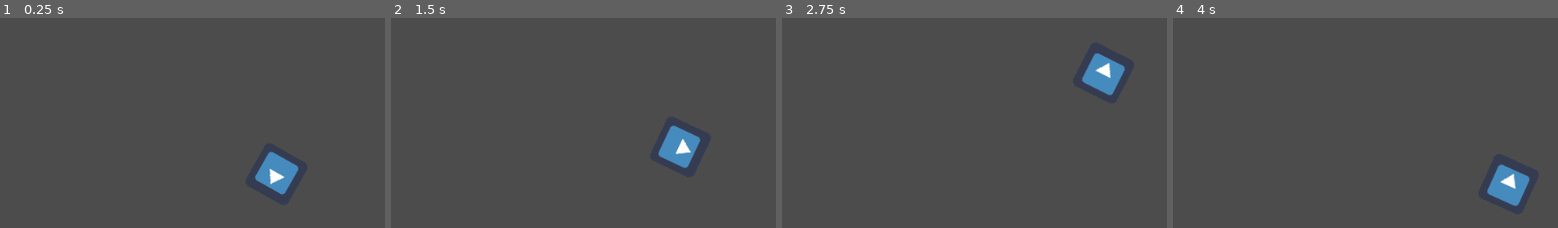
Above: before the commit, frames 1-4 (left to right).
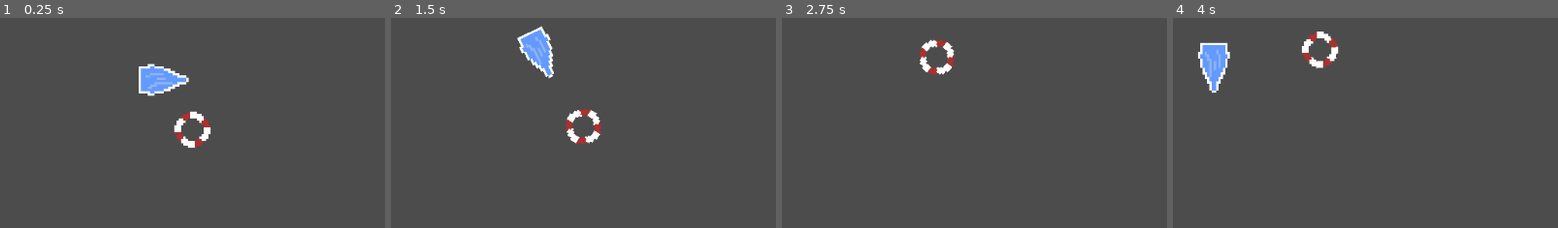
Above: after the commit, the same moments.

Repository: JBlitzar/Leading-game
Game: Godot game, scene res://Main.tscn
The game is run twice, just before and just after one commit, with the same random seed, the same clock (stepped at 60 frames per second) and the same inputs. The engine's default icon, where the game draws it, is replaced by a stand-in: a white triangle on a blue panel in a dark square.
Inputs (mouse positions are in pixels of both pictures, inside the frame that each line leads up to):
- Up to frame 1 (0.25 s): no input
- Up to frame 2 (1.5 s): tap Enter at 0.5 s; move the mouse to (outside the picture) at 0.52 s; hold Right (right, bound only after the commit) 0.53-1.28 s; move the mouse to (outside the picture) at 1.27 s; hold Down (down) from 1.28 s (still down)
- Up to frame 3 (2.75 s): move the mouse to (outside the picture) at 2.02 s; release Down (down) at 2.03 s; hold Right (right, bound only after the commit) from 2.03 s (still down)
- Up to frame 4 (4 s): move the mouse to (outside the picture) at 2.77 s; release Right (right, bound only after the commit) at 2.78 s; hold Up (up) 2.78-3.53 s; move the mouse to (outside the picture) at 3.52 s; hold Left (left, bound only after the commit) from 3.53 s (still down)

The runs differ from the first frame. In frame 1, 3.5% of the frame differs, in the area x 36-78%, y 21-85%; in frame 2, 3.6%, in the area x 32-81%, y 3-72%; in frame 3, 2.2%; in frame 4, 3.6%.

Commit message:
added pixel art + spring physics

Diff:
--- /dev/null
+++ b/Line.gd
@@ -0,0 +1,21 @@
+extends Control
+
+
+# Declare member variables here. Examples:
+# var a = 2
+# var b = "text"
+
+export(NodePath) var player
+onready var playernode = get_node(player)
+export(NodePath) var bouy
+onready var bouynode = get_node(bouy)
+# Called when the node enters the scene tree for the first time.
+func _ready():
+	pass # Replace with function body.
+
+
+# Called every frame. 'delta' is the elapsed time since the previous frame.
+func _process(delta):
+	update()
+func _draw():
+	draw_line( playernode.position, bouynode.position, 1)
--- a/Main.tscn
+++ b/Main.tscn
@@ -1,8 +1,8 @@
 [gd_scene load_steps=2 format=2]
 
-[ext_resource path="res://Player.tscn" type="PackedScene" id=1]
+[ext_resource path="res://Tow+player.tscn" type="PackedScene" id=1]
 
 [node name="Main" type="Node"]
 
-[node name="KinematicBody2D" parent="." instance=ExtResource( 1 )]
-position = Vector2( 365, 207 )
+[node name="Node" parent="." instance=ExtResource( 1 )]
+position = Vector2( 213, 82 )
--- a/Player.gd
+++ b/Player.gd
@@ -1,27 +1,24 @@
 extends KinematicBody2D
 
+export (int) var speed = 200
+export (float) var rotation_speed = 1.5
 
-# Declare member variables here. Examples:
-# var a = 2
-# var b = "text"
-export var speed:int = 200
-export var distance_thresh:int = 50
-var velocity: Vector2 = Vector2()
-# Called when the node enters the scene tree for the first time.
-func _ready():
-	pass # Replace with function body.
+var velocity = Vector2()
+var rotation_dir = 0
+
 func get_input():
-	look_at(get_global_mouse_position())
+	rotation_dir = 0
 	velocity = Vector2()
+	if Input.is_action_pressed("right"):
+		rotation_dir += 1
+	if Input.is_action_pressed("left"):
+		rotation_dir -= 1
 	if Input.is_action_pressed("down"):
 		velocity = Vector2(-speed, 0).rotated(rotation)
 	if Input.is_action_pressed("up"):
 		velocity = Vector2(speed, 0).rotated(rotation)
+
 func _physics_process(delta):
 	get_input()
-	var destination = position + velocity*delta
-	if not get_global_mouse_position().distance_to(destination) < distance_thresh:
-		velocity = move_and_slide(velocity)
-# Called every frame. 'delta' is the elapsed time since the previous frame.
-#func _process(delta):
-#	pass
+	rotation += rotation_dir * rotation_speed * delta
+	velocity = move_and_slide(velocity)
--- a/Player.tscn
+++ b/Player.tscn
@@ -1,15 +1,17 @@
 [gd_scene load_steps=4 format=2]
 
-[ext_resource path="res://icon.png" type="Texture" id=1]
+[ext_resource path="res://boat.png" type="Texture" id=1]
 [ext_resource path="res://Player.gd" type="Script" id=2]
 
 [sub_resource type="RectangleShape2D" id=1]
-extents = Vector2( 32, 32 )
+extents = Vector2( 42, 25.5 )
 
 [node name="KinematicBody2D" type="KinematicBody2D"]
 script = ExtResource( 2 )
 
 [node name="Sprite" type="Sprite" parent="."]
+rotation = 1.5708
+scale = Vector2( 3, 3 )
 texture = ExtResource( 1 )
 
 [node name="CollisionShape2D" type="CollisionShape2D" parent="."]
--- /dev/null
+++ b/Tow+player.tscn
@@ -0,0 +1,28 @@
+[gd_scene load_steps=4 format=2]
+
+[ext_resource path="res://Player.tscn" type="PackedScene" id=1]
+[ext_resource path="res://tow.tscn" type="PackedScene" id=2]
+[ext_resource path="res://Line.gd" type="Script" id=3]
+
+[node name="Node" type="Node2D"]
+
+[node name="KinematicBody2D" parent="." instance=ExtResource( 1 )]
+
+[node name="RigidBody2D" parent="." instance=ExtResource( 2 )]
+position = Vector2( 41, 66 )
+gravity_scale = 0.0
+
+[node name="DampedSpringJoint2D" type="DampedSpringJoint2D" parent="."]
+node_a = NodePath("../KinematicBody2D")
+node_b = NodePath("../RigidBody2D")
+disable_collision = false
+length = 100.0
+stiffness = 30.0
+damping = 2.48
+
+[node name="Line" type="Control" parent="."]
+margin_right = 40.0
+margin_bottom = 40.0
+script = ExtResource( 3 )
+player = NodePath("../KinematicBody2D")
+bouy = NodePath("../RigidBody2D")
--- a/project.godot
+++ b/project.godot
@@ -28,6 +28,18 @@
 , Object(InputEventKey,"resource_local_to_scene":false,"resource_name":"","device":0,"alt":false,"shift":false,"control":false,"meta":false,"command":false,"pressed":false,"scancode":83,"physical_scancode":0,"unicode":0,"echo":false,"script":null)
  ]
 }
+left={
+"deadzone": 0.5,
+"events": [ Object(InputEventKey,"resource_local_to_scene":false,"resource_name":"","device":0,"alt":false,"shift":false,"control":false,"meta":false,"command":false,"pressed":false,"scancode":16777231,"physical_scancode":0,"unicode":0,"echo":false,"script":null)
+, Object(InputEventKey,"resource_local_to_scene":false,"resource_name":"","device":0,"alt":false,"shift":false,"control":false,"meta":false,"command":false,"pressed":false,"scancode":65,"physical_scancode":0,"unicode":0,"echo":false,"script":null)
+ ]
+}
+right={
+"deadzone": 0.5,
+"events": [ Object(InputEventKey,"resource_local_to_scene":false,"resource_name":"","device":0,"alt":false,"shift":false,"control":false,"meta":false,"command":false,"pressed":false,"scancode":16777233,"physical_scancode":0,"unicode":0,"echo":false,"script":null)
+, Object(InputEventKey,"resource_local_to_scene":false,"resource_name":"","device":0,"alt":false,"shift":false,"control":false,"meta":false,"command":false,"pressed":false,"scancode":68,"physical_scancode":0,"unicode":0,"echo":false,"script":null)
+ ]
+}
 
 [physics]
 
--- /dev/null
+++ b/tow.tscn
@@ -0,0 +1,17 @@
+[gd_scene load_steps=3 format=2]
+
+[ext_resource path="res://rescue.png" type="Texture" id=1]
+
+[sub_resource type="CircleShape2D" id=1]
+radius = 25.0
+
+[node name="RigidBody2D" type="RigidBody2D"]
+linear_damp = 2.0
+angular_damp = 2.0
+
+[node name="Sprite" type="Sprite" parent="."]
+scale = Vector2( 3, 3 )
+texture = ExtResource( 1 )
+
+[node name="CollisionShape2D" type="CollisionShape2D" parent="."]
+shape = SubResource( 1 )
Binary file added: boat-backup.aseprite
Binary file added: boat.aseprite
Binary file added: boat.png
Not shown, added: boat.png.import
Binary file added: example_photo.png
Not shown, added: example_photo.png.import
Binary file added: rescue.aseprite
Binary file added: rescue.png
Not shown, added: rescue.png.import
